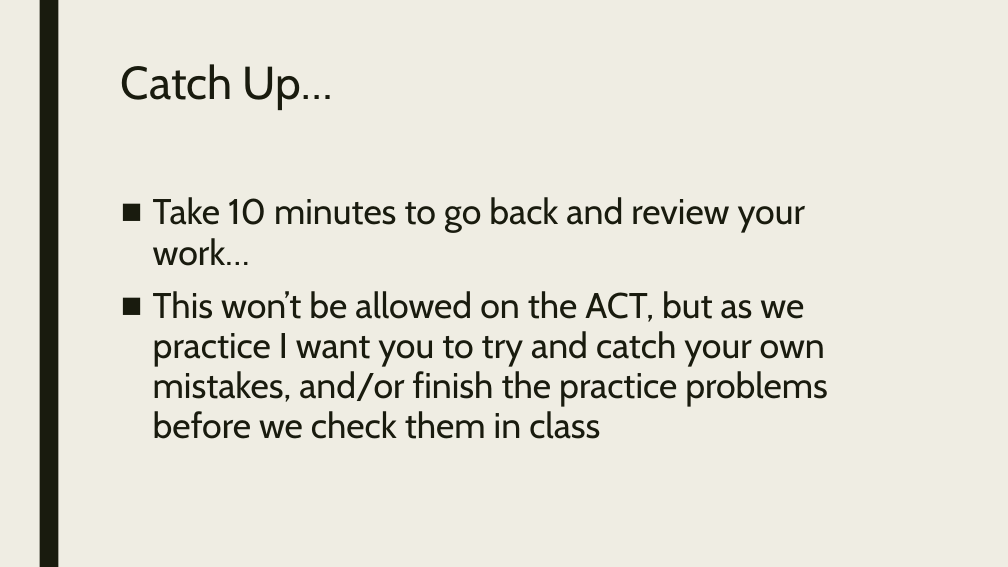
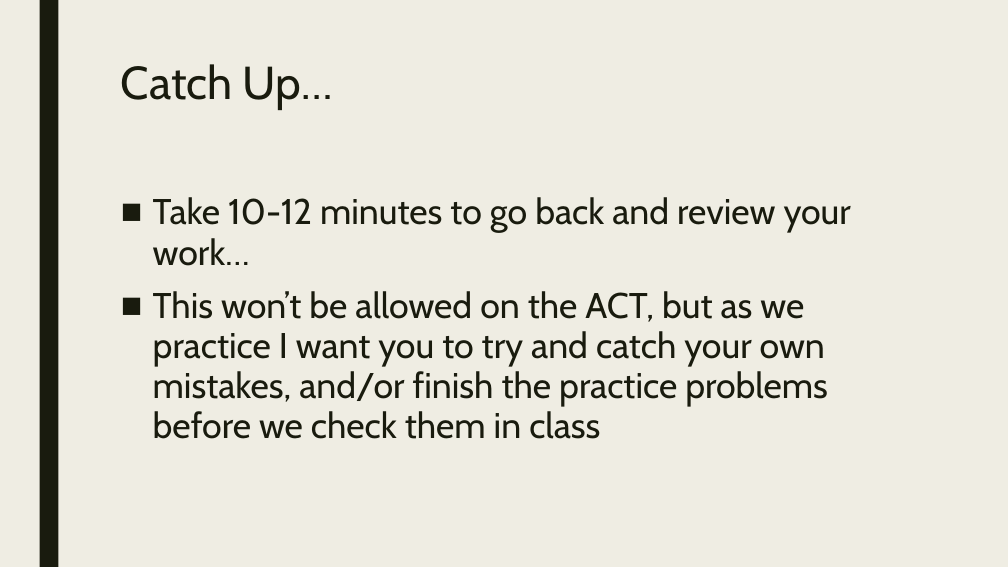
Before and after one commit to codecuddy/pre_calc, a slide deck: slide 12 of _PowerPoints/2nd Semester/Unit 9 ACT/PreCalc_Day_063 ACT Abbreviated Test.pptx (slide 10 before the commit). Drawn at 1008x567 pixels with LibreOffice and Linux fonts; fonts in the diff are those of the drawing. Boxes give left, top, right and bottom in pixels: in the first picture for what was removed or moved away, otherwise in the second. Text is boxed around its words. In the diff, an @@ line names an element or a change of style, - is before the commit and + after.

```diff
--- a/_PowerPoints/2nd Semester/Unit 9 ACT/PreCalc_Day_063 ACT Abbreviated Test.pptx
+++ b/_PowerPoints/2nd Semester/Unit 9 ACT/PreCalc_Day_063 ACT Abbreviated Test.pptx
@@ text at box(153, 197, 851, 266): text changed @@
-■ Take 10 minutes to go back and review your work…
+■ Take 10-12 minutes to go back and review your work…
```
Also in this commit, not shown: 3 other slides changed, 2 slides added, 1 other file.
